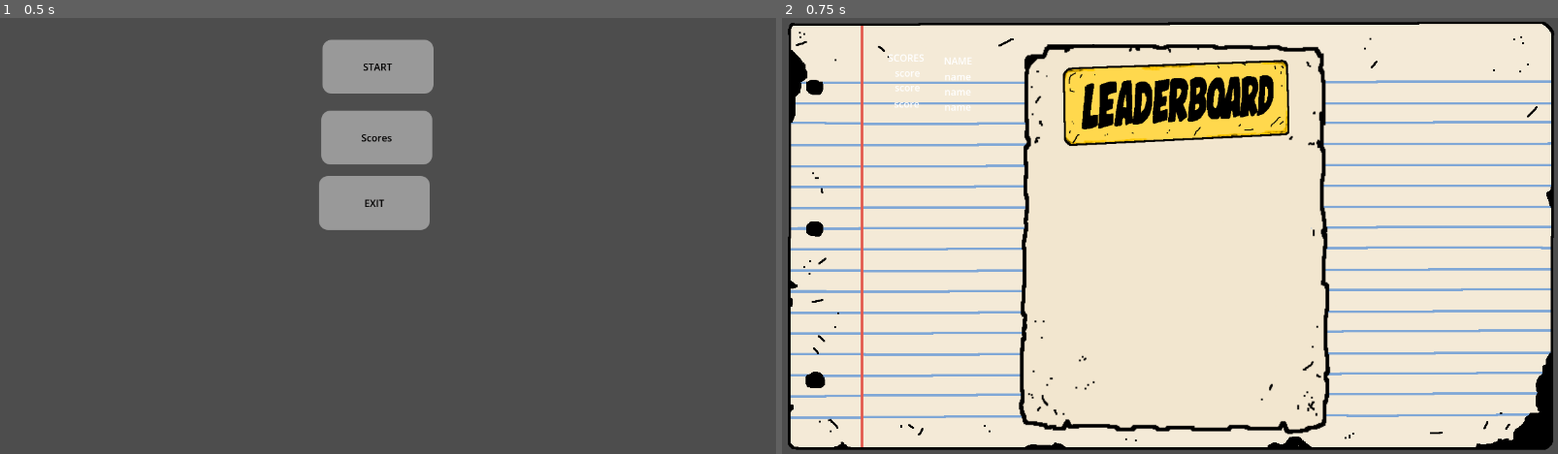
Above: before the commit, frames 1-2 (left to right).
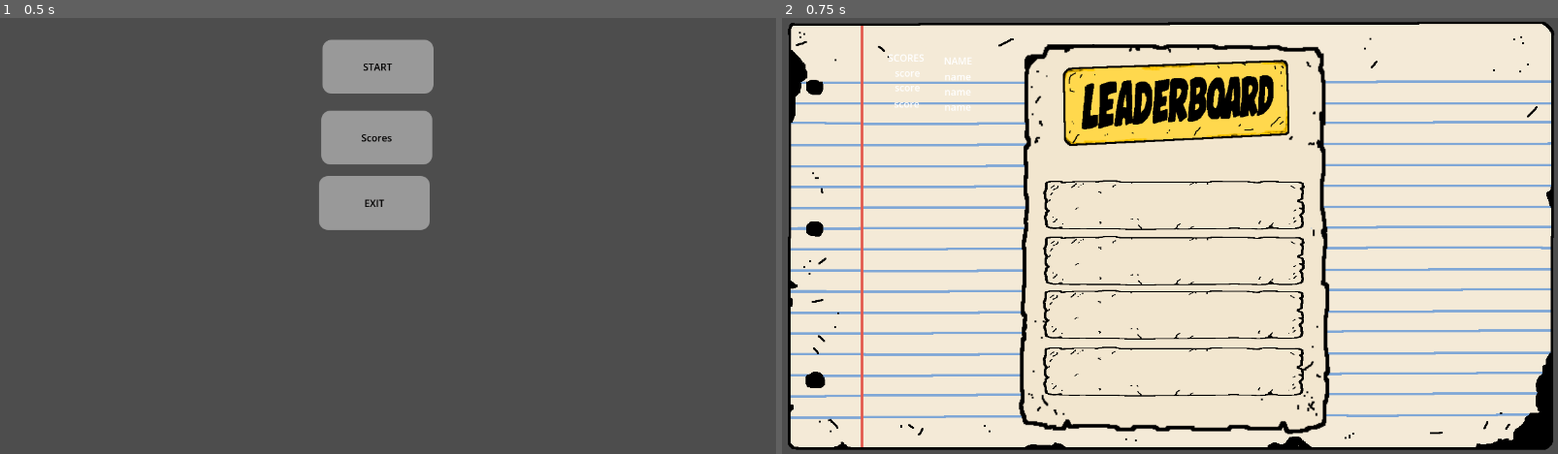
Above: after the commit, the same moments.

Repository: Jsalazar68/3390_project3
Game: Godot game, scene res://scenes/main_menu/Menu.tscn
Two runs of this game, one before a commit and one after it. Both use one fixed random seed, a clock stepped at 60 frames per second and the inputs below.
Inputs:
- Up to frame 1 (0.5 s): no input
- Up to frame 2 (0.75 s): click "Scores" at 0.5 s

Frame 1 is identical in both runs. In frame 2, 1.7% of the frame differs, in the area x 33-68%, y 37-87%.
Error in both runs: Trying to assign value of type 'Nil' to a variable of type 'Array'. (res://scripts/gameplay/Network.gd:51)

Commit message:
not sure

Diff:
--- a/scenes/game/Score.tscn
+++ b/scenes/game/Score.tscn
@@ -4,6 +4,7 @@
 [ext_resource type="Texture2D" uid="uid://bum23onvoaetf" path="res://assets/sprites/background.png" id="2_m52l2"]
 [ext_resource type="Texture2D" uid="uid://bvs8fw34mpb8x" path="res://assets/sprites/card.png" id="3_64aje"]
 [ext_resource type="Texture2D" uid="uid://cxhbhpplnmk7t" path="res://assets/sprites/leaderbaordTag.png" id="4_bjsmf"]
+[ext_resource type="Texture2D" uid="uid://ctwfj8lyxfbys" path="res://assets/sprites/nameHolders.png" id="5_64aje"]
 
 [node name="Score" type="Node2D" unique_id=98304812]
 script = ExtResource("1_5hcfu")
@@ -20,6 +21,31 @@
 position = Vector2(9, -212)
 scale = Vector2(0.8, 0.8)
 texture = ExtResource("4_bjsmf")
+
+[node name="NameHolders" type="Sprite2D" parent="Sprite2D2" unique_id=554462793]
+position = Vector2(8, -51)
+scale = Vector2(1, 0.43847656)
+texture = ExtResource("5_64aje")
+
+[node name="NameHolders5" type="Sprite2D" parent="Sprite2D2" unique_id=329531655]
+position = Vector2(8, -51)
+scale = Vector2(1, 0.43847656)
+texture = ExtResource("5_64aje")
+
+[node name="NameHolders4" type="Sprite2D" parent="Sprite2D2" unique_id=759805659]
+position = Vector2(7, 224)
+scale = Vector2(1, 0.43847656)
+texture = ExtResource("5_64aje")
+
+[node name="NameHolders3" type="Sprite2D" parent="Sprite2D2" unique_id=1733185736]
+position = Vector2(7, 130)
+scale = Vector2(1, 0.43847656)
+texture = ExtResource("5_64aje")
+
+[node name="NameHolders2" type="Sprite2D" parent="Sprite2D2" unique_id=1836116525]
+position = Vector2(8, 41)
+scale = Vector2(1, 0.43847656)
+texture = ExtResource("5_64aje")
 
 [node name="Scores" type="Label" parent="." unique_id=1419231091]
 offset_left = 175.0
